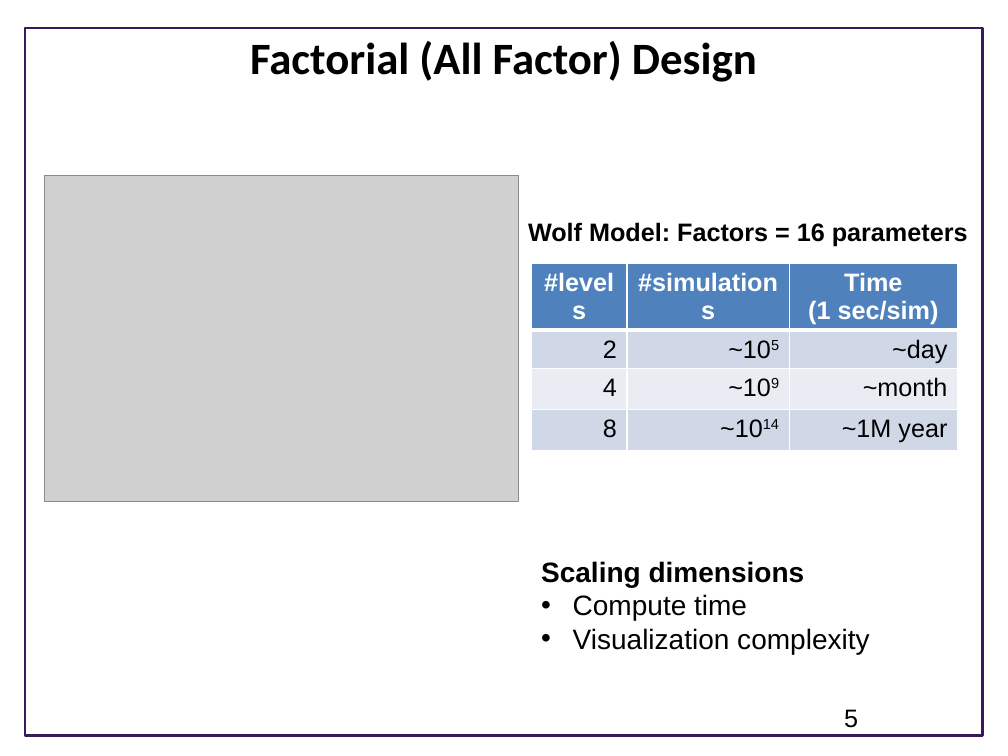
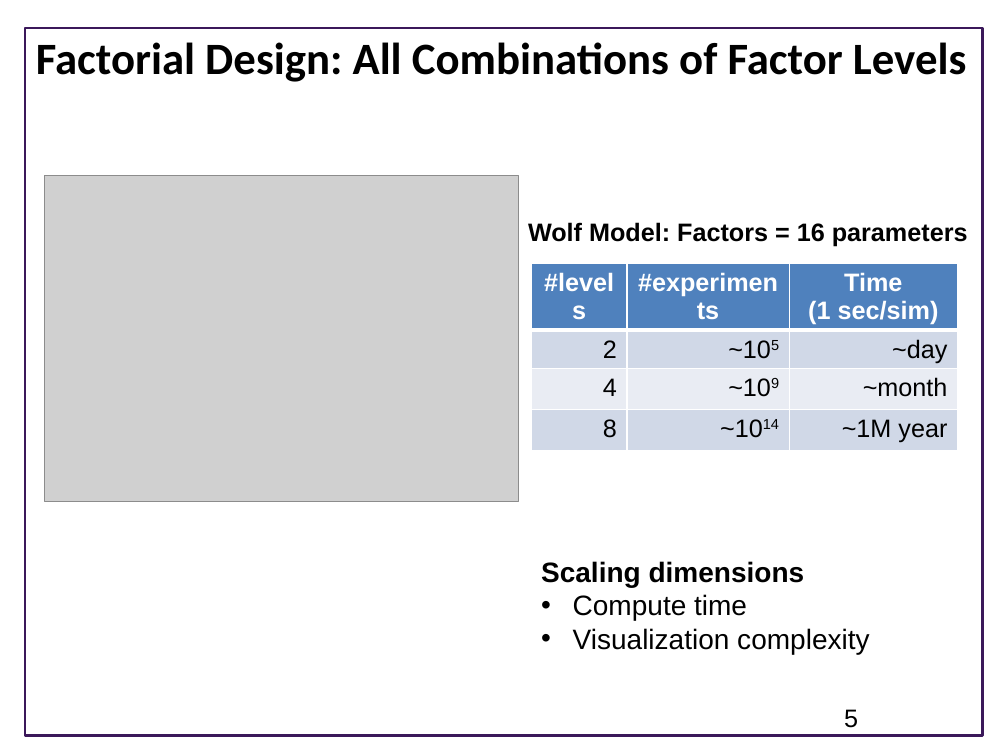
Before and after one commit to ModelEngineering/advancing-biomedical-models, a slide deck: slide 5 of lecture_5/5_design_of_experiments.pptx. Drawn at 1008x756 pixels with LibreOffice and Linux fonts; fonts in the diff are those of the drawing; grey boxes stand for pictures; background and template pictures are left out. Boxes give left, top, right and bottom in pixels: in the first picture for what was removed or moved away, otherwise in the second. Text is boxed around its words. In the diff, an @@ line names an element or a change of style, - is before the commit and + after.

```diff
--- a/lecture_5/5_design_of_experiments.pptx
+++ b/lecture_5/5_design_of_experiments.pptx
@@ title at bbox=[36, 42, 966, 82]: text changed @@
-Factorial (All Factor) Design
+Factorial Design: All Combinations of Factor Levels
@@ table at bbox=[531, 264, 958, 457] @@
-row 1, column 2: #simulations
+row 1, column 2: #experiments
```
Also in this commit, not shown: 6 other slides changed.
